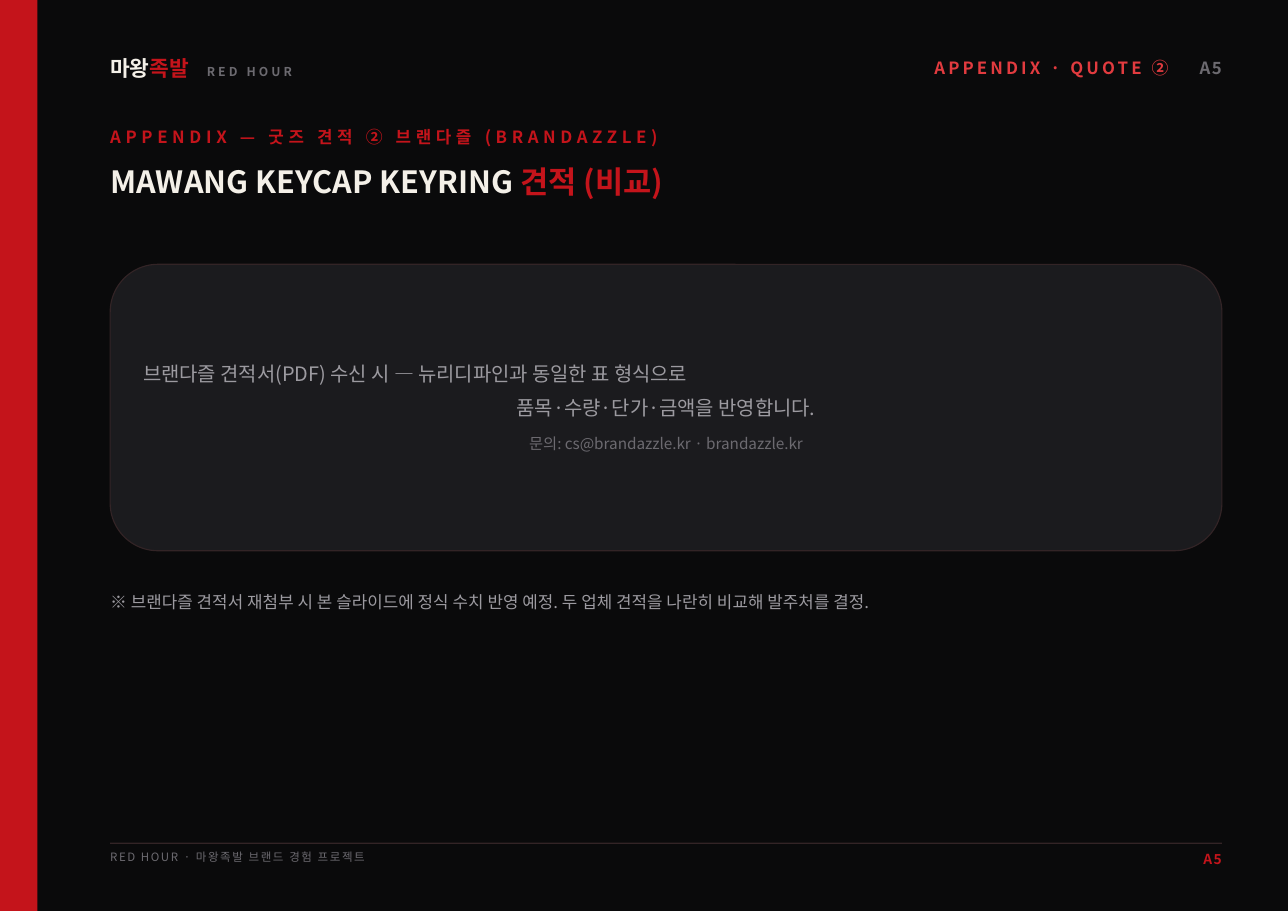
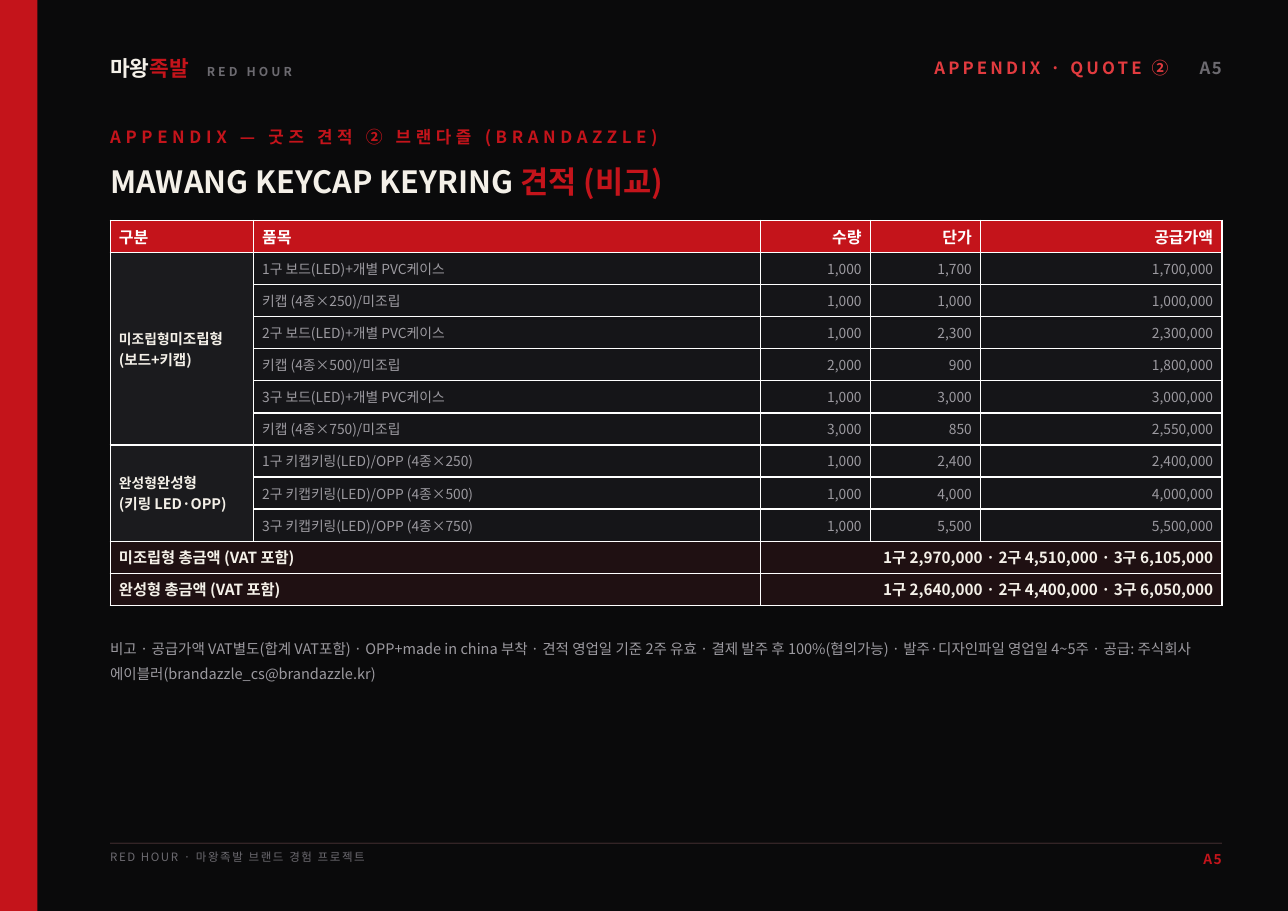
Before and after one commit to leejaeeun123/mawang, a slide deck: slide 22 of mawang-night/RED_HOUR.pptx. Drawn at 1288x911 pixels with LibreOffice and Linux fonts; fonts in the diff are those of the drawing. Boxes give left, top, right and bottom in pixels: in the first picture for what was removed or moved away, otherwise in the second. Text is boxed around its words. In the diff, an @@ line names an element or a change of style, - is before the commit and + after.

```diff
--- a/mawang-night/RED_HOUR.pptx
+++ b/mawang-night/RED_HOUR.pptx
@@ table added at box(110, 220, 1222, 606), 12 rows, 5 columns @@
+구분 | 품목 | 수량 | 단가 | 공급가액
+미조립형미조립형 (보드+키캡) | 1구 보드(LED)+개별 PVC케이스 | 1,000 | 1,700 | 1,700,000
+ | 키캡 (4종×250)/미조립 | 1,000 | 1,000 | 1,000,000
+ | 2구 보드(LED)+개별 PVC케이스 | 1,000 | 2,300 | 2,300,000
+ | 키캡 (4종×500)/미조립 | 2,000 | 900 | 1,800,000
+ | 3구 보드(LED)+개별 PVC케이스 | 1,000 | 3,000 | 3,000,000
+ | 키캡 (4종×750)/미조립 | 3,000 | 850 | 2,550,000
+완성형완성형 (키링 LED·OPP) | 1구 키캡키링(LED)/OPP (4종×250) | 1,000 | 2,400 | 2,400,000
+ | 2구 키캡키링(LED)/OPP (4종×500) | 1,000 | 4,000 | 4,000,000
+ | 3구 키캡키링(LED)/OPP (4종×750) | 1,000 | 5,500 | 5,500,000
+미조립형 총금액 (VAT 포함) |  | 1구 2,970,000 · 2구 4,510,000 · 3구 6,105,000 |  | 
+완성형 총금액 (VAT 포함) |  | 1구 2,640,000 · 2구 4,400,000 · 3구 6,050,000 |  | 
@@ rounded rectangle removed at box(110, 264, 1222, 551) @@
@@ text removed at box(143, 364, 816, 452) @@
-브랜다즐 견적서(PDF) 수신 시 — 뉴리디파인과 동일한 표 형식으로
-품목·수량·단가·금액을 반영합니다.
-문의: cs@brandazzle.kr · brandazzle.kr
@@ text removed at box(131, 594, 869, 610) @@
-※ 브랜다즐 견적서 재첨부 시 본 슬라이드에 정식 수치 반영 예정. 두 업체 견적을 나란히 비교해 발주처를 결정.
@@ text added at box(110, 642, 1191, 682), 9.5 pt, text #9C9AA0 @@
+비고 · 공급가액 VAT별도(합계 VAT포함) · OPP+made in china 부착 · 견적 영업일 기준 2주 유효 · 결제 발주 후 100%(협의가능) · 발주·디자인파일 영업일 4~5주 · 공급: 주식회사 에이블러(brandazzle_cs@brandazzle.kr)
```
Also in this commit, not shown: 3 other slides changed, 7 other files.
